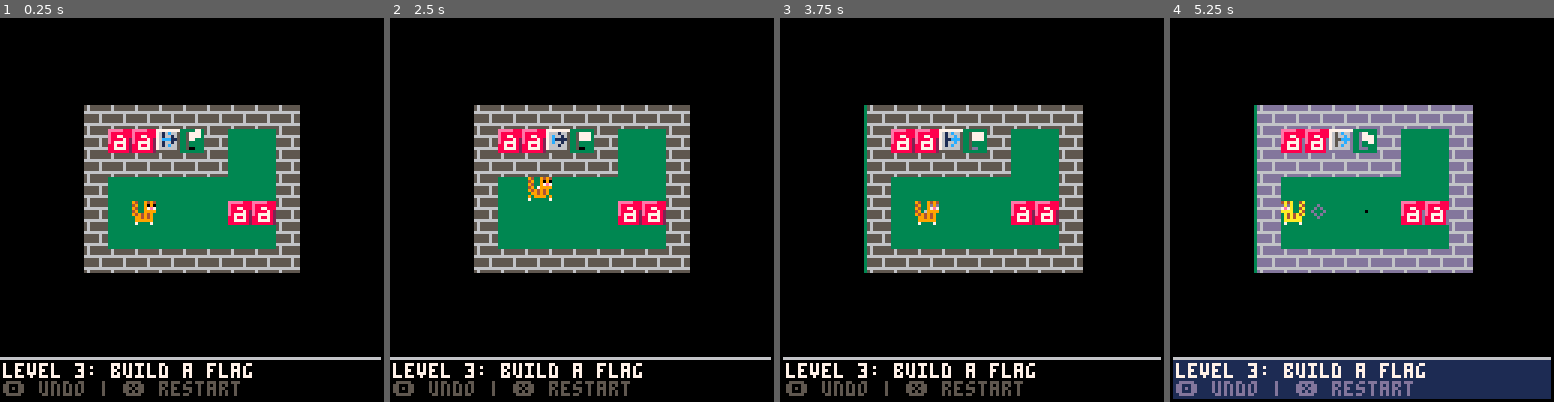
Above: before the commit, frames 1-4 (left to right).
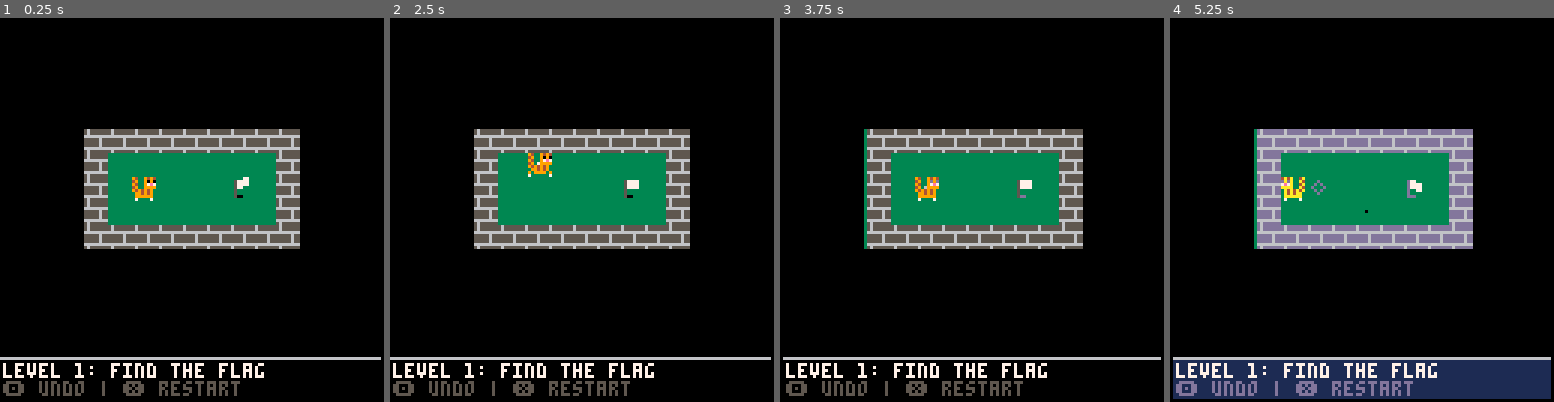
Above: after the commit, the same moments.

Repository: m4thpro/magmae
Game: PICO-8 cartridge magmae.p8
Two runs of this game, one before a commit and one after it. Both use one fixed random seed, a clock stepped at 60 frames per second and the inputs below.
Inputs:
- Up to frame 1 (0.25 s): no input
- Up to frame 2 (2.5 s): tap X (X key) at 0.33, 1.07, 1.85 s; tap O (Z key) at 0.7, 1.7, 2.1 s; hold Right 1.6-2.1 s; hold Up 2.15-2.42 s; hold Right from 2.47 s (still down)
- Up to frame 3 (3.75 s): tap O (Z key) every 0.4 s from 2.5 to 3.7 s; tap X (X key) at 2.97 s; release Right at 3.03 s; hold Left 3.08-3.58 s; hold Down from 3.63 s (still down)
- Up to frame 4 (5.25 s): release Down at 3.97 s; hold Right 4.02-4.68 s; tap X (X key) at 4.08, 5.2 s; tap O (Z key) at 4.1, 4.5, 4.9 s; hold Up 4.73-5.03 s; hold Left from 5.08 s (still down)

The runs differ from the first frame. In frame 1, 16% of the frame differs, in the area x 20-79%, y 22-94%; in frame 2, 16%; in frame 3, 16%; in frame 4, 16%, in the area x 21-79%, y 22-94%.

Commit message:
new label image

Diff:
--- a/magmae.p8
+++ b/magmae.p8
@@ -6,12 +6,13 @@
 cartdata("kisonecat_magmae_4")
 
 blocks = {}
-level = 3
 history = {}
 px = 0
 py = 0
 pwidth = 0
 pheight = 0
+
+level = 1
 
 levels = {
    { name = "find the flag",
@@ -23,6 +24,21 @@
    { name = "build a flag",
      x = 0, y = 17,
      width = 9, height = 7 },
+   { name = "build a flag builder",
+     x = 9, y = 20,
+     width = 10, height = 8 },
+   { name = "build the inverse",
+     x = 16, y = 0,
+     width = 16, height = 13 },
+   { name = "build a transformer",
+     x = 48, y = 0,
+     width = 16, height = 13 },
+   { name = "playground",
+     x = 32, y = 0,
+     width = 16, height = 13 },
+   { name = "the end",
+     x = 64, y = 0,
+     width = 16, height = 13 },
 }
 
 -- credit: http://kometbomb.net/pico8/fadegen.html
@@ -841,14 +857,16 @@
 0206060803020101020101010101020201020102010301020000000000000000000000000000000000000000000000000000000000000000000000000000000000000000000000000000000000000000000000000000000000000000000000000000000000000000000000000000000000000000000000000000000000000000
 0202020202020101020101010101262601020102010101020000000000000000000000000000000000000000000000000000000000000000000000000000000000000000000000000000000000000000000000000000000000000000000000000000000000000000000000000000000000000000000000000000000000000000
 0201010101010101020202020202020202020202020202020000000000000000000000000000000000000000000000000000000000000000000000000000000000000000000000000000000000000000000000000000000000000000000000000000000000000000000000000000000000000000000000000000000000000000
-0201000101010606020000000000000000000000000000000000000000000000000000000000000000000000000000000000000000000000000000000000000000000000000000000000000000000000000000000000000000000000000000000000000000000000000000000000000000000000000000000000000000000000
-0201010101010101020000000000000000000000000000000000000000000000000000000000000000000000000000000000000000000000000000000000000000000000000000000000000000000000000000000000000000000000000000000000000000000000000000000000000000000000000000000000000000000000
-0202020202020202020000000000000000000000000000000000000000000000000000000000000000000000000000000000000000000000000000000000000000000000000000000000000000000000000000000000000000000000000000000000000000000000000000000000000000000000000000000000000000000000
-0202020202020202020000000000000000000000000000000000000000000000000000000000000000000000000000000000000000000000000000000000000000000000000000000000000000000000000000000000000000000000000000000000000000000000000000000000000000000000000000000000000000000000
-0200000000000000000000000000000000000000000000000000000000000000000000000000000000000000000000000000000000000000000000000000000000000000000000000000000000000000000000000000000000000000000000000000000000000000000000000000000000000000000000000000000000000000
-…(6 lines of a section not shown)…
+0201000101010606020201010101011608030200000000000000000000000000000000000000000000000000000000000000000000000000000000000000000000000000000000000000000000000000000000000000000000000000000000000000000000000000000000000000000000000000000000000000000000000000
+0201010101010101020201010101160102020200000000000000000000000000000000000000000000000000000000000000000000000000000000000000000000000000000000000000000000000000000000000000000000000000000000000000000000000000000000000000000000000000000000000000000000000000
+0202020202020202020201010116010102020200000000000000000000000000000000000000000000000000000000000000000000000000000000000000000000000000000000000000000000000000000000000000000000000000000000000000000000000000000000000000000000000000000000000000000000000000
+0202020202020202020201011601010102020200000000000000000000000000000000000000000000000000000000000000000000000000000000000000000000000000000000000000000000000000000000000000000000000000000000000000000000000000000000000000000000000000000000000000000000000000
+0200000000000000020201010101010102020200000000000000000000000000000000000000000000000000000000000000000000000000000000000000000000000000000000000000000000000000000000000000000000000000000000000000000000000000000000000000000000000000000000000000000000000000
+0000000000000000020200010101010102020200000000000000000000000000000000000000000000000000000000000000000000000000000000000000000000000000000000000000000000000000000000000000000000000000000000000000000000000000000000000000000000000000000000000000000000000000
+0000000000000000020202020202020202020202020202020000000000000000000000000000000000000000000000000000000000000000000000000000000000000000000000000000000000000000000000000000000000000000000000000000000000000000000000000000000000000000000000000000000000000000
+…(6 lines of a section not shown)…
Not shown, changed: the thumbnail (__label__) section of magmae.p8
